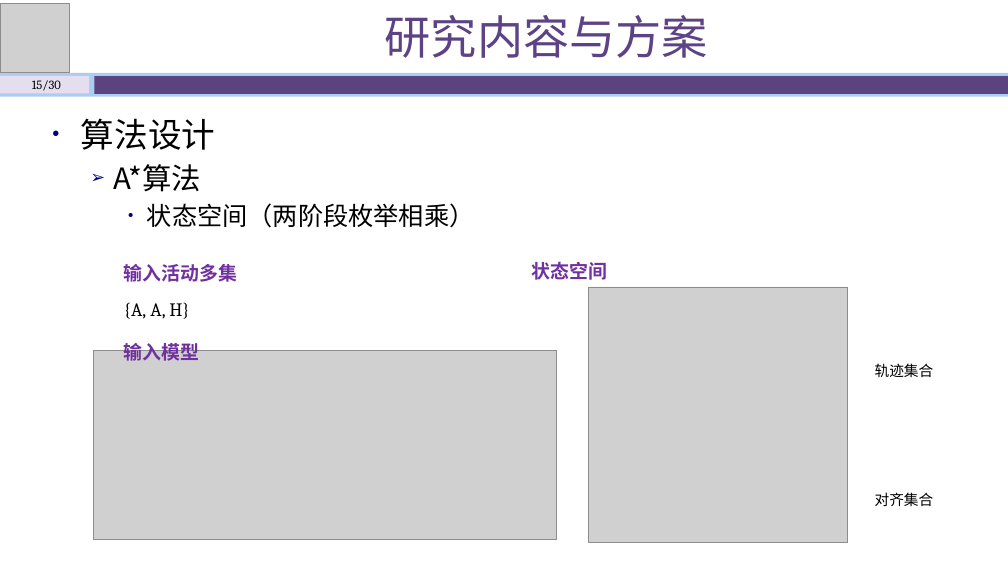
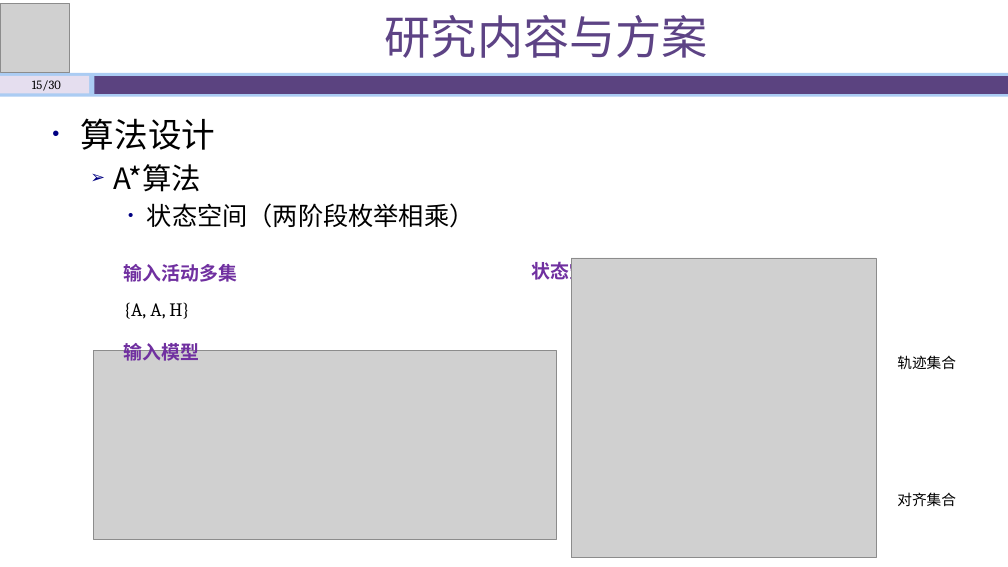
Before and after one commit to shawn47/0930, a slide deck: slide 15 of 开题答辩930.pptx. Drawn at 1008x567 pixels with LibreOffice and Linux fonts; fonts in the diff are those of the drawing; grey boxes stand for pictures. Boxes give left, top, right and bottom in pixels: in the first picture for what was removed or moved away, otherwise in the second. Text is boxed around its words. In the diff, an @@ line names an element or a change of style, - is before the commit and + after.

```diff
--- a/开题答辩930.pptx
+++ b/开题答辩930.pptx
@@ picture: place and size @@
-picture at (589,287,848,544)
+picture at (572,258,876,557)
@@ text "轨迹集合": place and size @@
-text "轨迹集合" at (875,363,934,377)
+text "轨迹集合" at (897,355,956,369)
@@ text "对齐集合": place and size @@
-text "对齐集合" at (875,492,934,507)
+text "对齐集合" at (897,492,956,506)
```
Also in this commit, not shown: 12 other slides changed, 2 other files.
